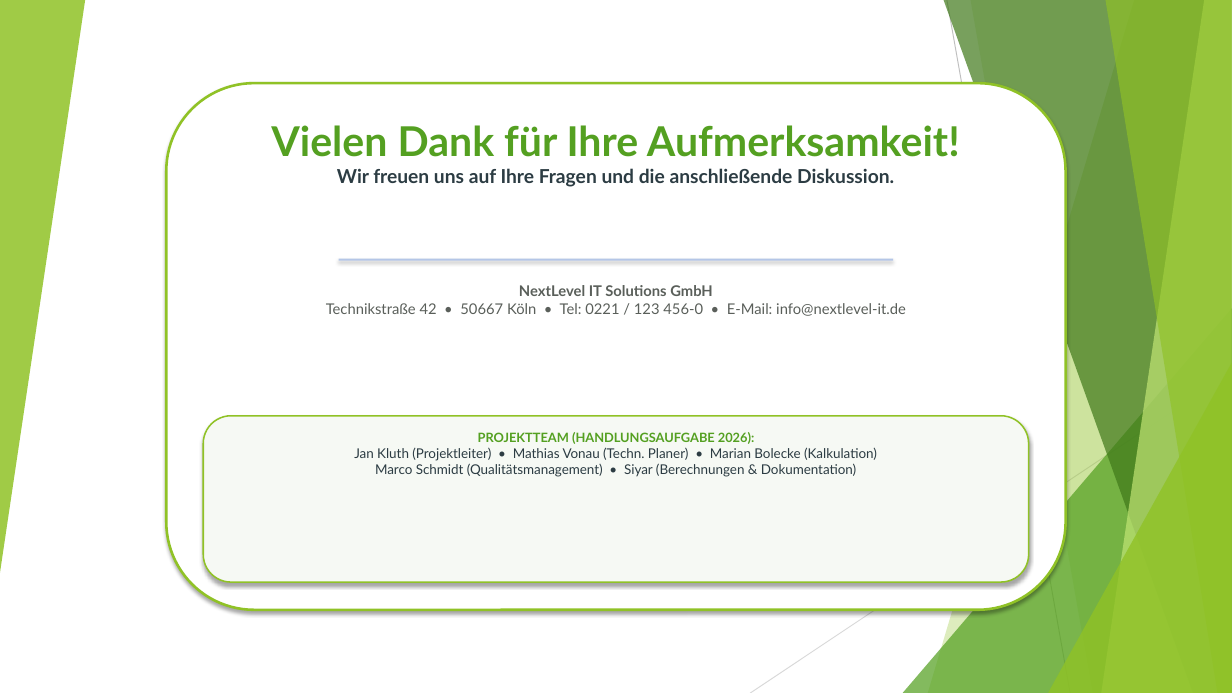
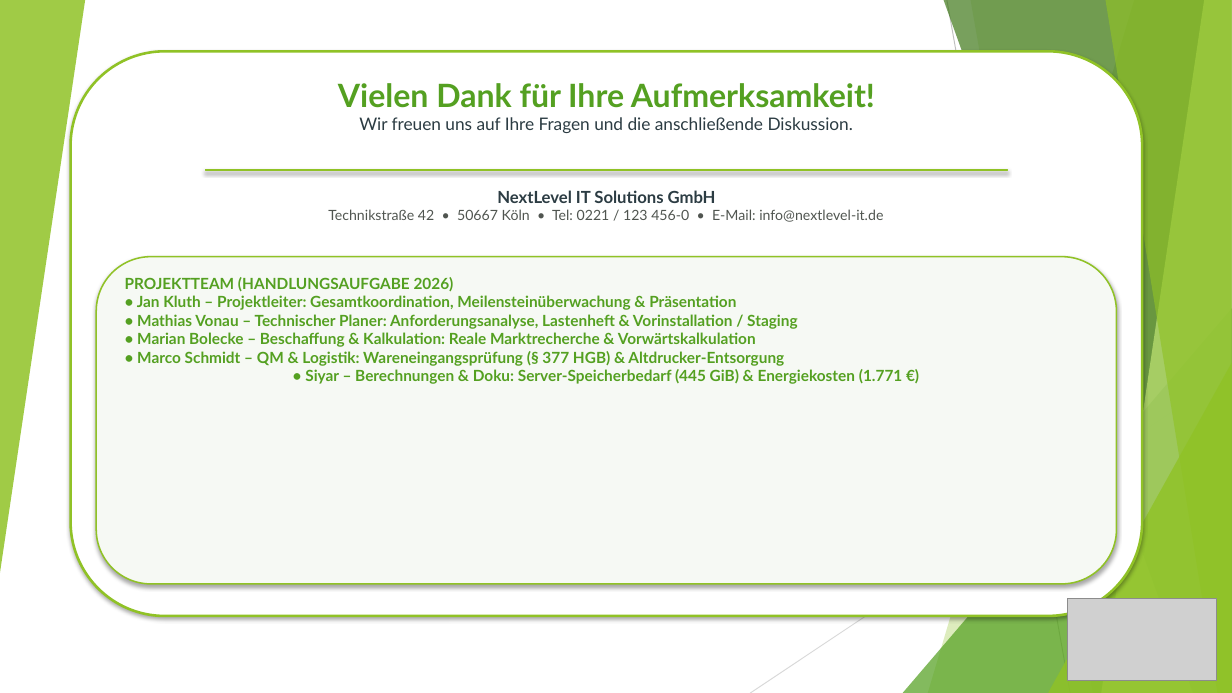
Before and after one commit to kluthjan/projekt_handlungsaufgabe, a slide deck: slide 16 of docs/08_Projektabschluss/Abschlusspraesentation.pptx. Drawn at 1232x693 pixels with LibreOffice and Linux fonts; fonts in the diff are those of the drawing; grey boxes stand for pictures. Boxes give left, top, right and bottom in pixels: in the first picture for what was removed or moved away, otherwise in the second. Text is boxed around its words. In the diff, an @@ line names an element or a change of style, - is before the commit and + after.

Commit message:
Praesentation optimiert: Widescreen-Layout vollstndig ausgenutzt, NextLevel-Logo mit transparentem Hintergrund vergroessert auf allen 16 Folien platziert, Hardware-Badges und PSP korrigiert

```diff
--- a/docs/08_Projektabschluss/Abschlusspraesentation.pptx
+++ b/docs/08_Projektabschluss/Abschlusspraesentation.pptx
@@ rounded rectangle: place and size @@
-rounded rectangle at [166, 83, 1066, 610]
+rounded rectangle at [70, 52, 1142, 616]
@@ text "Vielen Dank für Ihre Aufmerksamkeit!": place and size @@
-text "Vielen Dank für Ihre Aufmerksamkeit!" at [271, 125, 960, 187]
+text "Vielen Dank für Ihre Aufmerksamkeit!" at [338, 83, 875, 133]
@@ text "Vielen Dank für Ihre Aufmerksamkeit!" at [338, 83, 875, 133]: size 32 to 25 pt in "Vielen Dank für Ihre Aufmerksamkeit!"; size 15 to 13.5 pt, bold off in "Wir freuen uns auf Ihre Fragen und ..." @@
@@ rectangle: place and size @@
-rectangle at [339, 259, 894, 261]
+rectangle at [205, 169, 1007, 170]
@@ rectangle at [205, 169, 1007, 170]: outline none to #90C226 1 pt @@
@@ text "NextLevel IT Solutions GmbH": place and size @@
-text "NextLevel IT Solutions GmbH" at [326, 285, 906, 316]
+text "NextLevel IT Solutions GmbH" at [328, 190, 883, 222]
@@ text "NextLevel IT Solutions GmbH" at [328, 190, 883, 222]: size 11.5 to 13 pt, text colour #5A5F5A to #2C3C43 in "NextLevel IT Solutions GmbH"; size 11.5 to 11 pt, text colour #5A5F5A to #505550 in "Technikstraße 42 • 50667 Köln • Tel: ..." @@
@@ rounded rectangle: place and size @@
-rounded rectangle at [203, 416, 1029, 582]
+rounded rectangle at [96, 257, 1116, 584]
@@ text at [125, 277, 903, 384]: text changed; size 10.5 to 12 pt; text colour #2C3C43 to #54A021; bold on @@
-PROJEKTTEAM (HANDLUNGSAUFGABE 2026):
-Jan Kluth (Projektleiter) • Mathias Vonau (Techn. Planer) • Marian Bolecke (Kalkulation)
-Marco Schmidt (Qualitätsmanagement) • Siyar (Berechnungen & Dokumentation)
+PROJEKTTEAM (HANDLUNGSAUFGABE 2026)
+• Jan Kluth – Projektleiter: Gesamtkoordination, Meilensteinüberwachung & Präsentation
+• Mathias Vonau – Technischer Planer: Anforderungsanalyse, Lastenheft & Vorinstallation / Staging
+• Marian Bolecke – Beschaffung & Kalkulation: Reale Marktrecherche & Vorwärtskalkulation
+• Marco Schmidt – QM & Logistik: Wareneingangsprüfung (§ 377 HGB) & Altdrucker-Entsorgung
+• Siyar – Berechnungen & Doku: Server-Speicherbedarf (445 GiB) & Energiekosten (1.771 €)
@@ picture added at [1068, 598, 1217, 680] @@
```
Also in this commit, not shown: 15 other slides changed, 1 other file.
